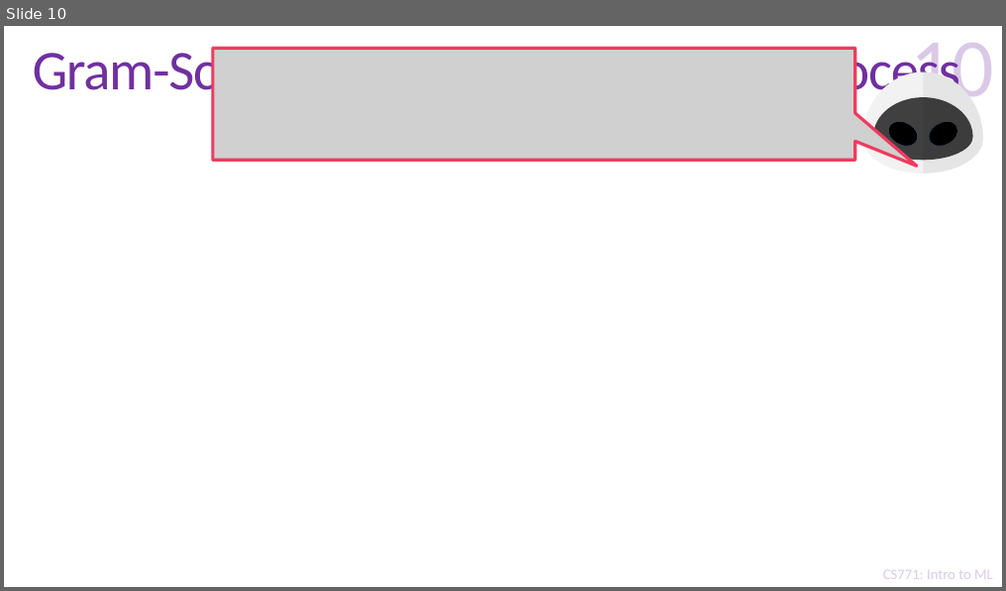
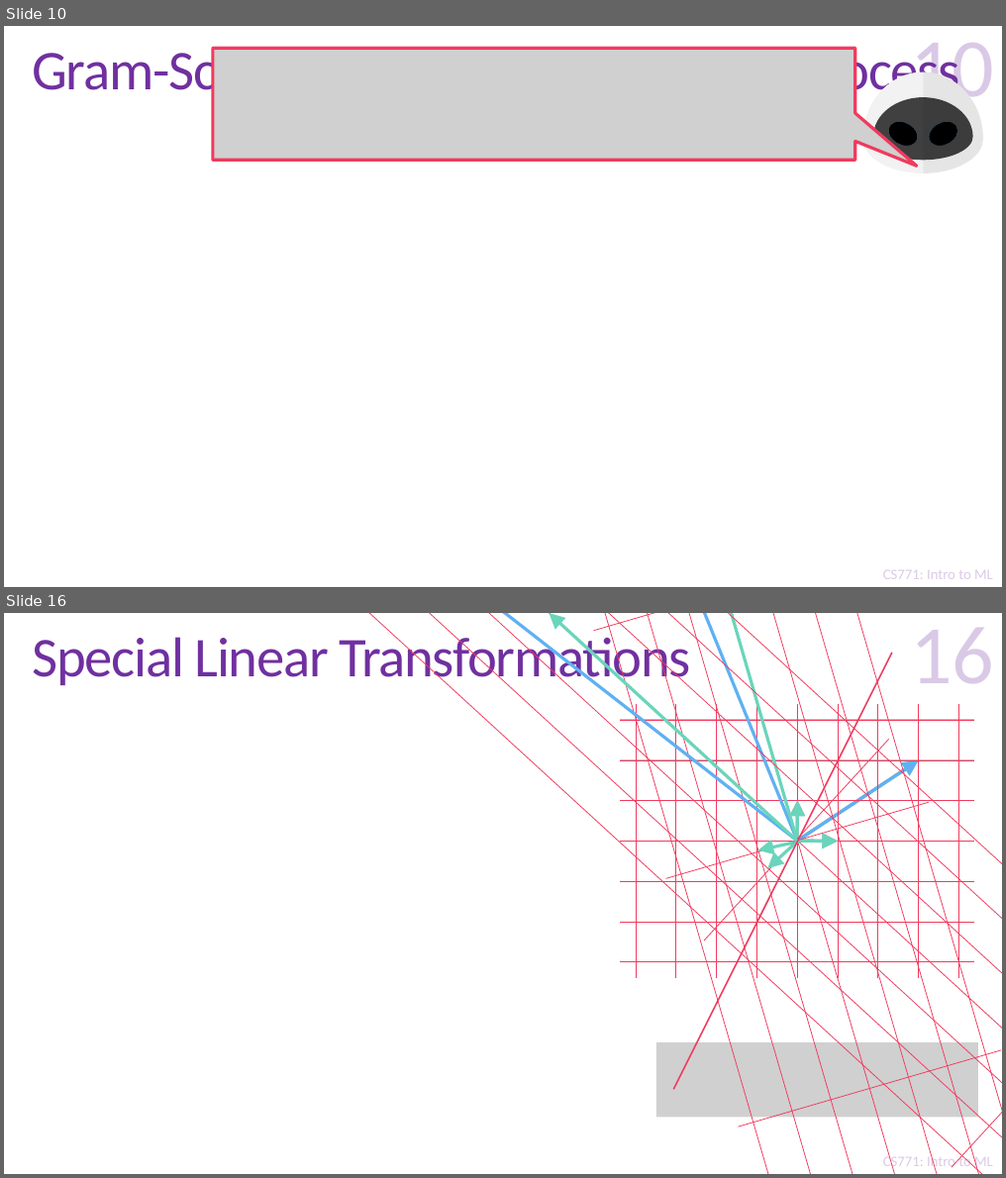
Before and after one commit to purushottamkar/ml19-20w, a slide deck: lecture_slides/16_Linear Algebra Refresher.pptx. Shown one above the other, each under a label of ours: slide 10 before the commit, slides 10 and 16 after it; the slides between them are not shown. The pictures are 1006x591 and 1006x1178 pixels, drawn with LibreOffice and Linux fonts; fonts in the diff are those of the drawing; grey boxes stand for pictures; background and template pictures are left out. Boxes give left, top, right and bottom in pixels: in the first picture for what was removed or moved away, otherwise in the second. Text is boxed around its words. In the diff, an @@ line names an element or a change of style, - is before the commit and + after.

```diff
--- a/lecture_slides/16_Linear Algebra Refresher.pptx
+++ b/lecture_slides/16_Linear Algebra Refresher.pptx
@@ slide 16 added at (x1=4, y1=613, x2=1002, y2=1174), background #FFFFFF; not listed: 2 template elements that a slide beside it also shows @@
@@ title added at (x1=33, y1=630, x2=690, y2=690), 54 pt, text #7030A0 @@
+Special Linear Transformations
@@ group added at (x1=21, y1=613, x2=1002, y2=1174): 9 lines, 3 arrows @@
@@ group added at (x1=175, y1=613, x2=1002, y2=1174): 10 lines, 3 arrows @@
@@ page number added at (x1=910, y1=628, x2=994, y2=683), 80 pt, text #7030A0 at 25% opacity @@
+16
@@ line added from (892, 653) to (674, 1090), #F03B5E 1.5 pt @@
@@ group added at (x1=620, y1=704, x2=974, y2=977): 16 lines, 3 arrows @@
@@ group added at (x1=620, y1=704, x2=974, y2=978): 16 lines, 3 arrows @@
@@ picture added at (x1=656, y1=1043, x2=979, y2=1118) @@
```
Also in this commit, not shown: 17 other slides added.
